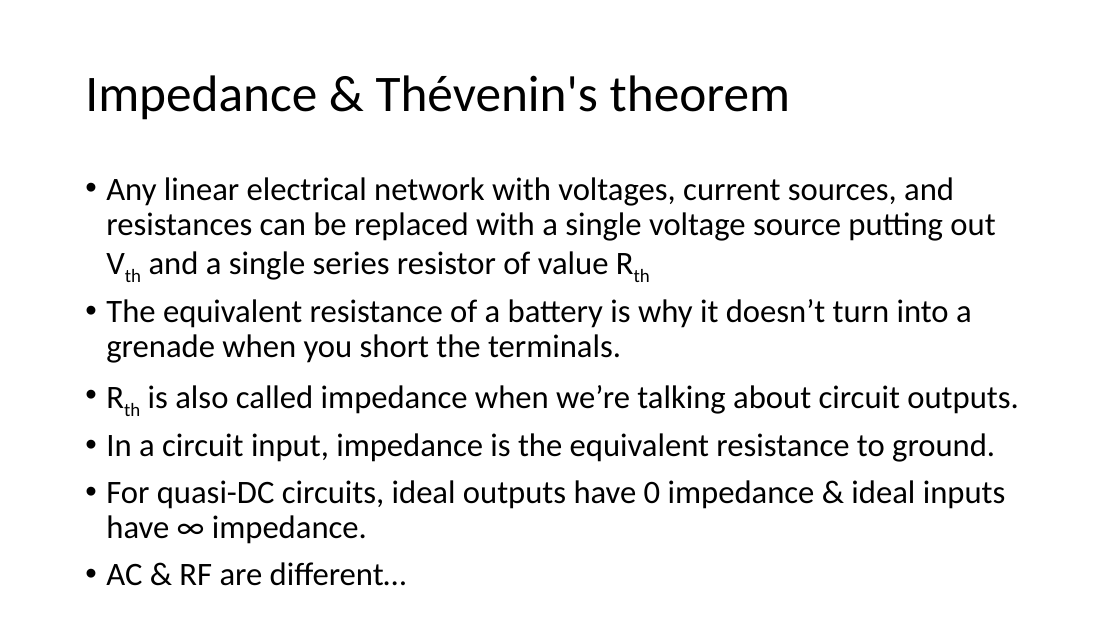
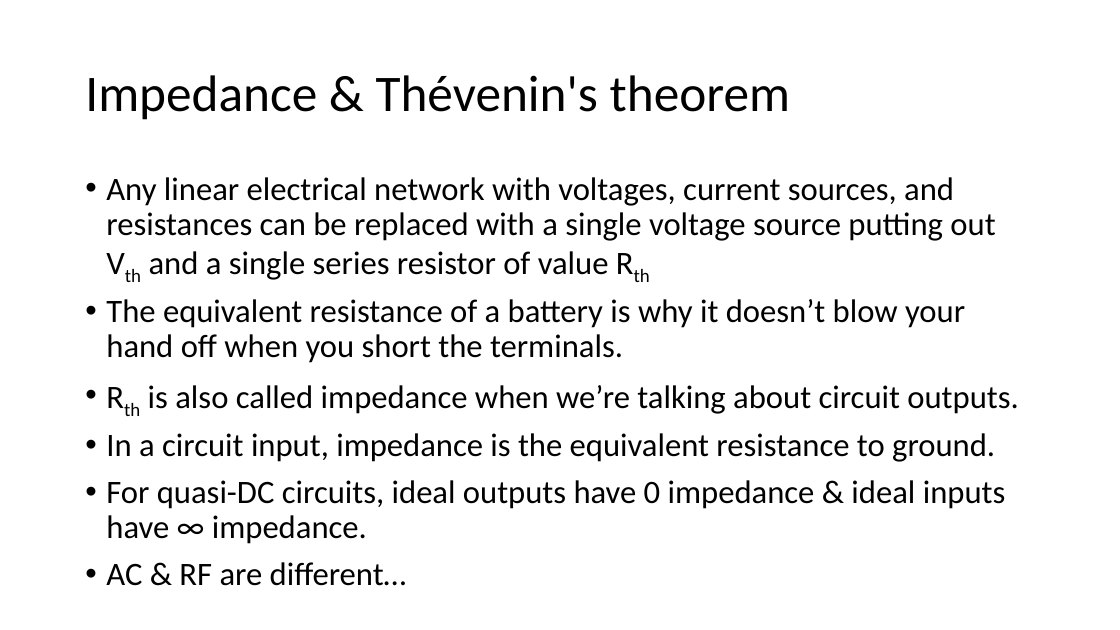
Before and after one commit to logos-electromechanical/SensorWorkshop, a slide deck: slide 17 of presentation/Mobile Sensors Workshop, Part 1.pptx. Drawn at 1120x630 pixels with LibreOffice and Linux fonts; fonts in the diff are those of the drawing. Boxes give left, top, right and bottom in pixels: in the first picture for what was removed or moved away, otherwise in the second. Text is boxed around its words. In the diff, an @@ line names an element or a change of style, - is before the commit and + after.

```diff
--- a/presentation/Mobile Sensors Workshop, Part 1.pptx
+++ b/presentation/Mobile Sensors Workshop, Part 1.pptx
@@ text at [106,299,965,363]: text changed @@
-• The equivalent resistance of a battery is why it doesn’t turn into a grenade when you short the terminals.
+• The equivalent resistance of a battery is why it doesn’t blow your hand off when you short the terminals.
```
Also in this commit, not shown: 8 other slides changed, 2 slides added, 8 other files.
